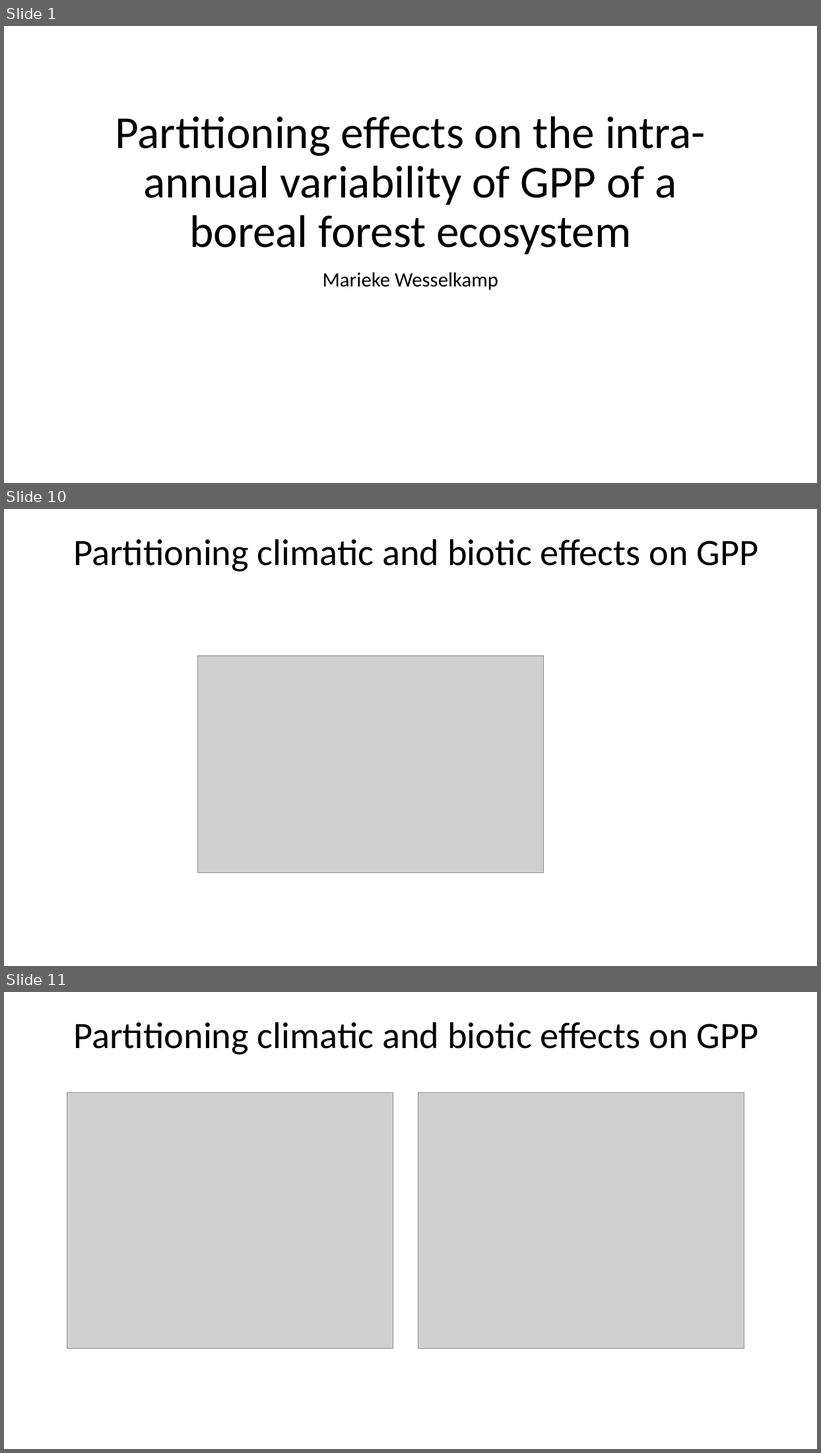
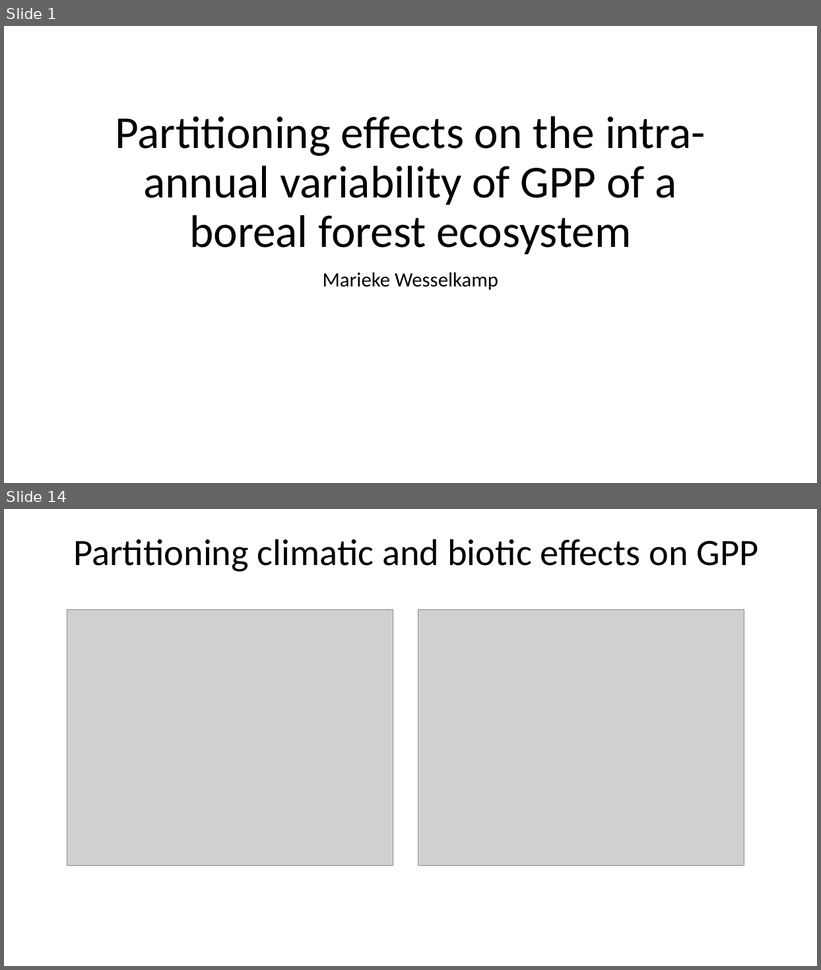
Before and after one commit to MWesselkamp/Intern_MPI_Jena, a slide deck: presentation/presi.pptx. Shown one above the other, each under a label of ours: slides 1, 10 and 11 before the commit, slides 1 and 14 after it; the slides between them are not shown. The pictures are 821x1453 and 821x970 pixels, drawn with LibreOffice and Linux fonts; fonts in the diff are those of the drawing; grey boxes stand for pictures. Boxes give left, top, right and bottom in pixels: in the first picture for what was removed or moved away, otherwise in the second. Text is boxed around its words. In the diff, an @@ line names an element or a change of style, - is before the commit and + after.

```diff
--- a/presentation/presi.pptx
+++ b/presentation/presi.pptx
@@ slide 10 removed at (4,509,817,966), background #FFFFFF @@
@@ text removed at (73,539,759,572) @@
-Partitioning climatic and biotic effects on GPP
@@ picture removed at (197,656,544,873) @@
@@ what was slide 11 is now slide 14 @@
```
Also in this commit, not shown: 5 slides changed, 8 slides added, 3 other slides removed, 14 other files.
